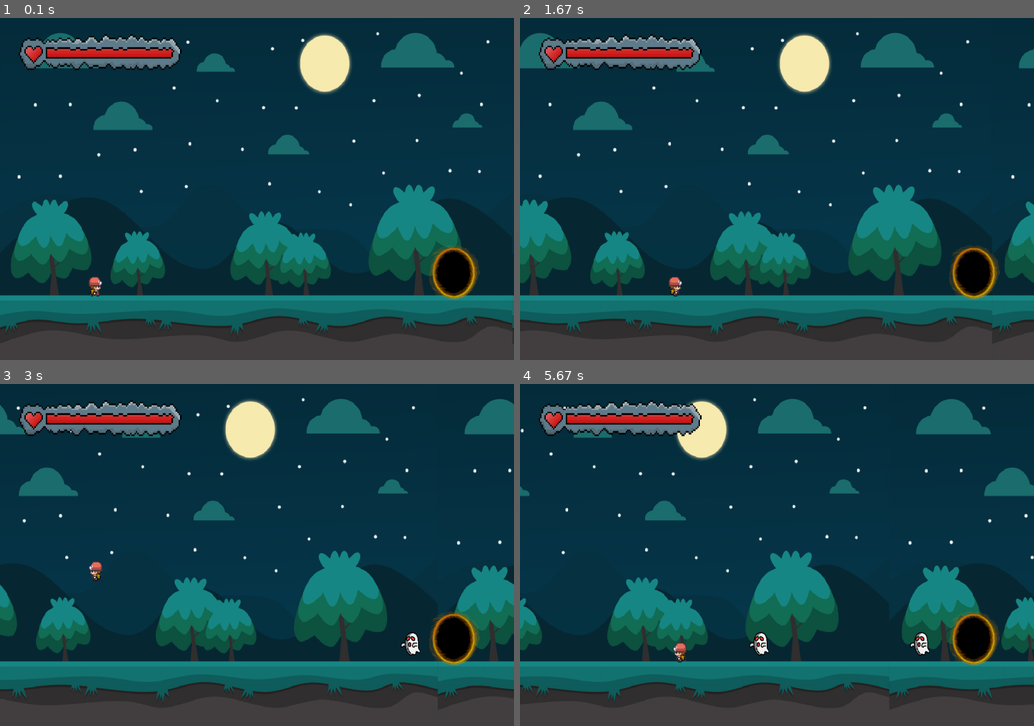
Above: before the commit, frames 1-4 (two rows, left to right).
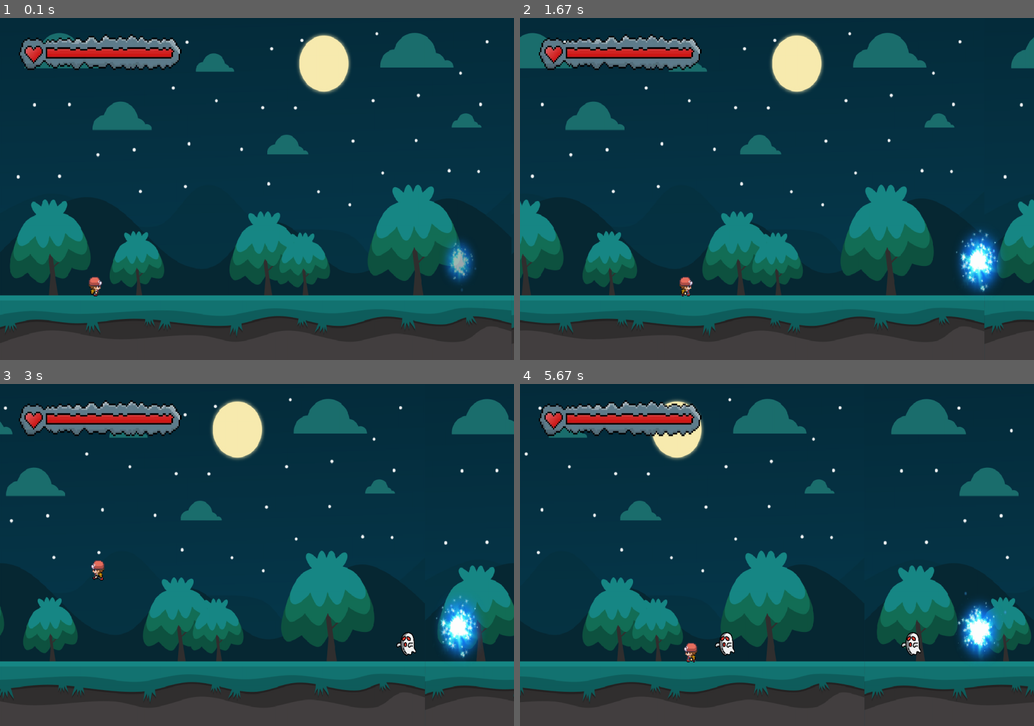
Above: after the commit, the same moments.

Repository: Cer6erus7/PygameBasic
Game: pygame game, started from main.py
The game is run twice, just before and just after one commit, with the same random seed, the same clock (stepped at 60 frames per second) and the same inputs.
Inputs:
- Up to frame 1 (0.1 s): no input
- Up to frame 2 (1.67 s): hold D 0.33-0.8 s; hold W 0.83-1.13 s; hold D 1.17-1.63 s
- Up to frame 3 (3 s): hold A 1.67-2.2 s; hold A 2.23-2.63 s; hold W from 2.67 s (still down)
- Up to frame 4 (5.67 s): release W at 3.03 s; hold D 3.07-3.7 s; hold A 3.73-4.2 s; hold D 4.23-4.7 s; hold W 4.73-5.03 s; hold D 5.07-5.53 s; hold A from 5.57 s (still down)

The runs differ from the first frame. In frame 1, 2.7% of the frame differs, in the area x 0-100%, y 4-93%; in frame 2, 10%; in frame 3, 12%; in frame 4, 18%, in the area x 0-100%, y 4-94%.

Commit message:
Made another portal where anemies are spawning

Diff:
--- a/main.py
+++ b/main.py
@@ -18,6 +18,7 @@
         self.bg = pygame.transform.scale(self.bg, (1200, 800))
 
         self.bg_sound = pygame.mixer.Sound("sounds//comic5-25269.mp3")
+        self.bg_sound.set_volume(0.7)
         self.bg_sound.play(loops=True)
 
         pygame.display.set_caption("My First Pygame!")
@@ -48,7 +49,7 @@
         self.blood_frame = pygame.image.load("images//blood_frame.png").convert_alpha()
         self.blood_frame = pygame.transform.scale(self.blood_frame, (1350, 950))
         self.is_blood_frame = False
-        self.blood_frame_timer = 10
+        self.blood_frame_timer = 15
 
         self.gradient = True
 
@@ -57,8 +58,12 @@
         self.ghost = pygame.image.load("images//ghost.png").convert_alpha()
         self.ghost = pygame.transform.scale(self.ghost, (46, 56))
 
-        self.portal = pygame.image.load("images//portal.png").convert_alpha()
-        self.portal = pygame.transform.scale(self.portal, (120, 130))
+        self.portal_animation = []
+        self.portal_count = 0
+        self.portal_timer = 3
+        for i in range(1, 15):
+            portal = pygame.image.load(f'images//portals//portal{i}.png').convert_alpha()
+            self.portal_animation.append(portal)
 
         self.hp_index = 0
         self.enemy_touch = 2
@@ -111,7 +116,7 @@
         """
         self.screen.blit(self.bg, (self.bg_x, 0))
         self.screen.blit(self.bg, (self.bg_x + 1200, 0))
-        self.screen.blit(self.portal, (1000, 530))
+        self.animate_portal()
 
         if self.bg_x == -1200:
             self.bg_x = 0
@@ -129,6 +134,11 @@
             Game.IS_JUMP = True
 
         elif Game.IS_JUMP:
+            if Game.JUMP_COUNT == 10:
+                jump_sound = pygame.mixer.Sound('sounds//jump.mp3')
+                jump_sound.set_volume(0.3)
+                jump_sound.play()
+
             if Game.JUMP_COUNT >= -10:
                 if Game.JUMP_COUNT > 0:
                     self.player_y -= (Game.JUMP_COUNT ** 2) / 2
@@ -150,6 +160,25 @@
             self.health_bars[self.hp_index] = pygame.transform.scale(self.health_bars[self.hp_index], (400, 100))
             self.screen.blit(self.health_bars[self.hp_index], (30, 30))
 
+    def animate_portal(self):
+        """
+        Animated portal for enemies
+        :return:
+        """
+        portal = self.portal_animation[self.portal_count]
+        portal = pygame.transform.scale(portal, (150, 230))
+        self.screen.blit(portal, (1000, 460))
+
+        if self.portal_count == len(self.portal_animation) - 1 and self.portal_timer == 3:
+            self.portal_count = 3
+            self.portal_timer = 0
+        elif self.portal_timer == 3:
+            self.portal_count += 1
+            self.portal_timer = 0
+        else:
+            self.portal_timer += 1
+
+
     def enemy(self):
         """
         Enemy for the game, they spawn on the map and walk to the player. If player
@@ -179,6 +208,9 @@
             self.enemy_touch = 2
             self.damage_timer = 0
             self.is_blood_frame = True
+            hurt_sound = pygame.mixer.Sound("sounds//hurt.wav")
+            hurt_sound.set_volume(0.5)
+            hurt_sound.play()
 
         self.blood_f()
 
@@ -194,7 +226,7 @@
             self.screen.blit(self.blood_frame, (-75, -75))
             self.blood_frame_timer -= 1
         elif self.blood_frame_timer == 0:
-            self.blood_frame_timer = 10
+            self.blood_frame_timer = 15
             self.is_blood_frame = False
 
     def game_over(self):
@@ -213,16 +245,16 @@
 
         label_gm = pygame.font.Font("fonts//Lato-Black.ttf", 120)
         label_gm = label_gm.render("Game Over", False, (94, 17, 209))
-        self.screen.blit(label_gm, (300, 190))
+        self.screen.blit(label_gm, (290, 190))
 
         l_restart = pygame.font.Font("fonts//Lato-Black.ttf", 70)
         l_restart = l_restart.render(">Restart<", False, (186, 17, 212))
-        rect_restart = l_restart.get_rect(topleft=(440, 360))
+        rect_restart = l_restart.get_rect(topleft=(430, 360))
         self.screen.blit(l_restart, rect_restart)
 
         l_exit = pygame.font.Font("fonts//Lato-Black.ttf", 60)
         l_exit = l_exit.render(">Exit<", False, (150, 17, 57))
-        rect_exit = l_exit.get_rect(topleft=(510, 480))
+        rect_exit = l_exit.get_rect(topleft=(500, 480))
         self.screen.blit(l_exit, rect_exit)
 
         if rect_restart.collidepoint(mouse) and pygame.mouse.get_pressed()[0]:
@@ -268,7 +300,7 @@
                 if event.type == ghost_timer:
                     self.enemies.append(self.ghost.get_rect(topleft=(1000, 580)))
 
-            self.clock.tick(30)
+            self.clock.tick(35)
 
 
 if __name__ == "__main__":
Binary file removed: images/portal.png
Binary file added: images/portals/portal1.png
Binary file added: images/portals/portal10.png
Binary file added: images/portals/portal11.png
Binary file added: images/portals/portal12.png
Binary file added: images/portals/portal13.png
Binary file added: images/portals/portal14.png
Binary file added: images/portals/portal15.png
Binary file added: images/portals/portal2.png
Binary file added: images/portals/portal3.png
Binary file added: images/portals/portal4.png
Binary file added: images/portals/portal5.png
(and 7 more such lines)
